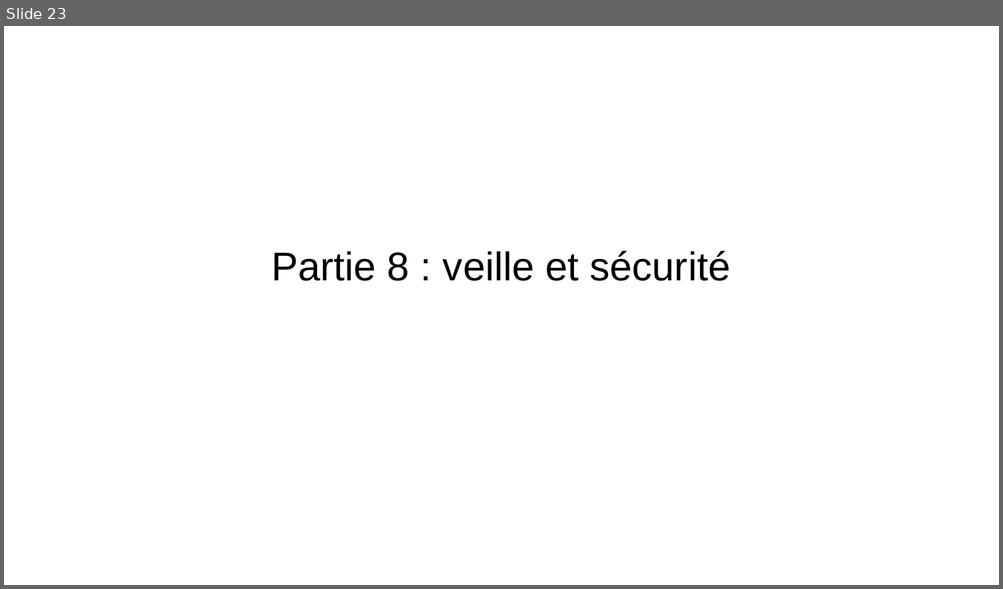
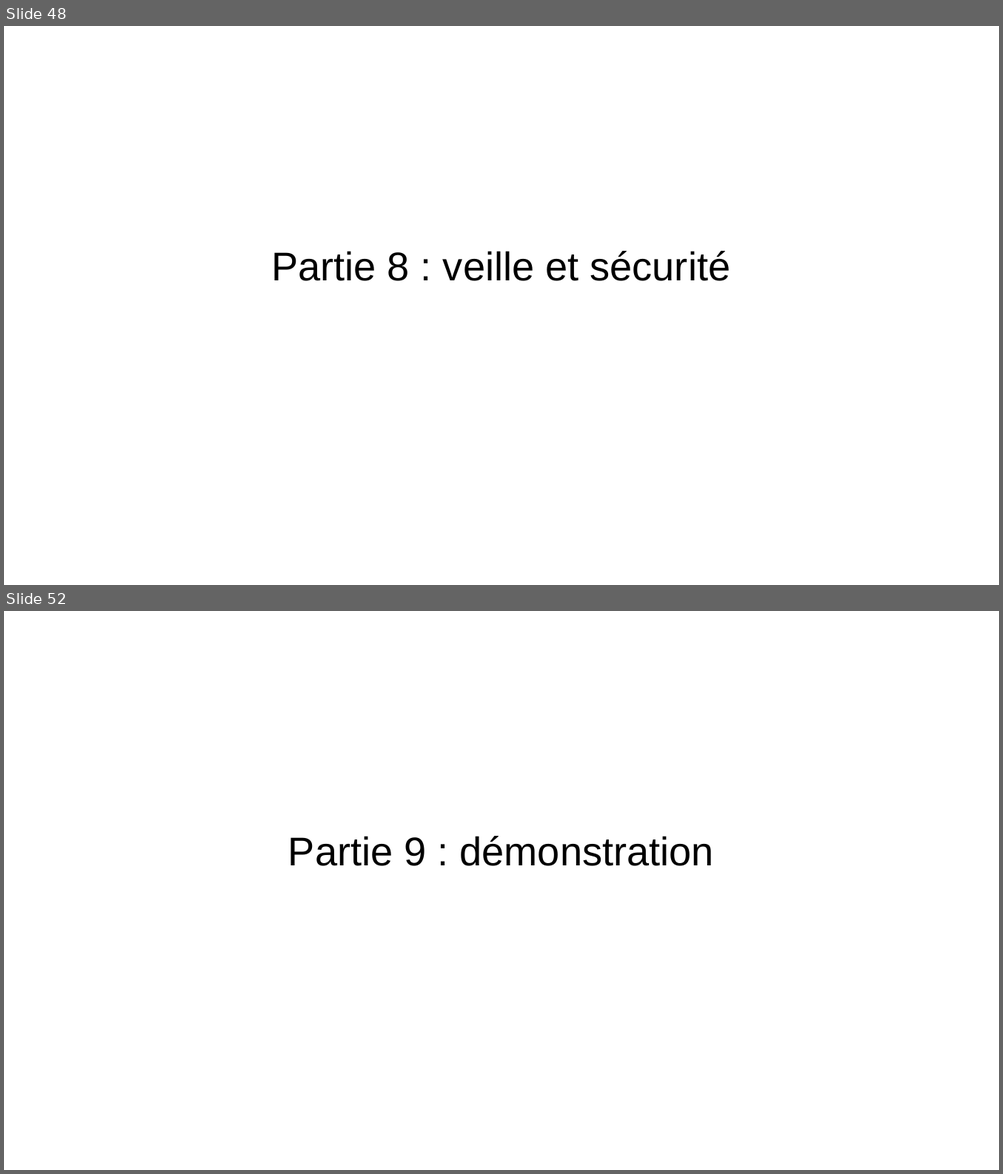
Before and after one commit to EmmaBroudic/Projet-Nooky, a slide deck: doc/Nooky.odp. Shown one above the other, each under a label of ours: slide 23 before the commit, slides 48 and 52 after it; the slides between them are not shown. The pictures are 1003x589 and 1003x1174 pixels, drawn with LibreOffice and Linux fonts; fonts in the diff are those of the drawing. Boxes give left, top, right and bottom in pixels: in the first picture for what was removed or moved away, otherwise in the second. Text is boxed around its words. In the diff, an @@ line names an element or a change of style, - is before the commit and + after.

```diff
--- a/doc/Nooky.odp
+++ b/doc/Nooky.odp
@@ slide 52 added at (4,611,999,1170), background #FFFFFF @@
@@ subtitle added at (288,836,714,866), 32 pt, text #000000 @@
+Partie 9 : démonstration
@@ what was slide 23 is now slide 48 @@
```
Also in this commit, not shown: 2 slides changed, 28 other slides added, 8 other files.
